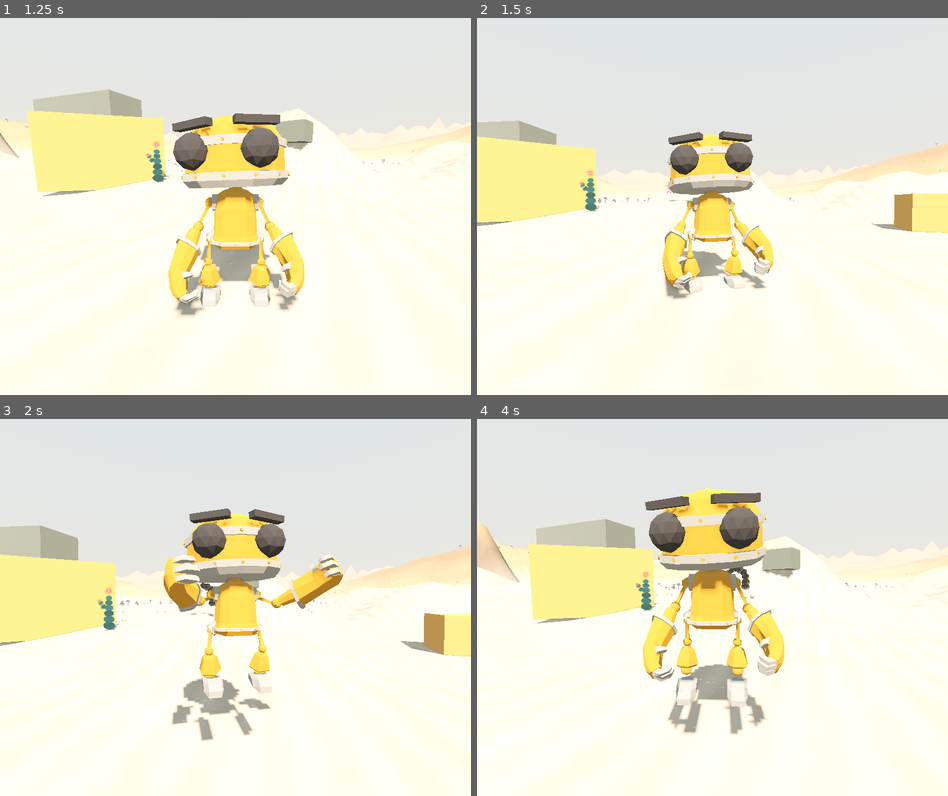
Above: before the commit, frames 1-4 (two rows, left to right).
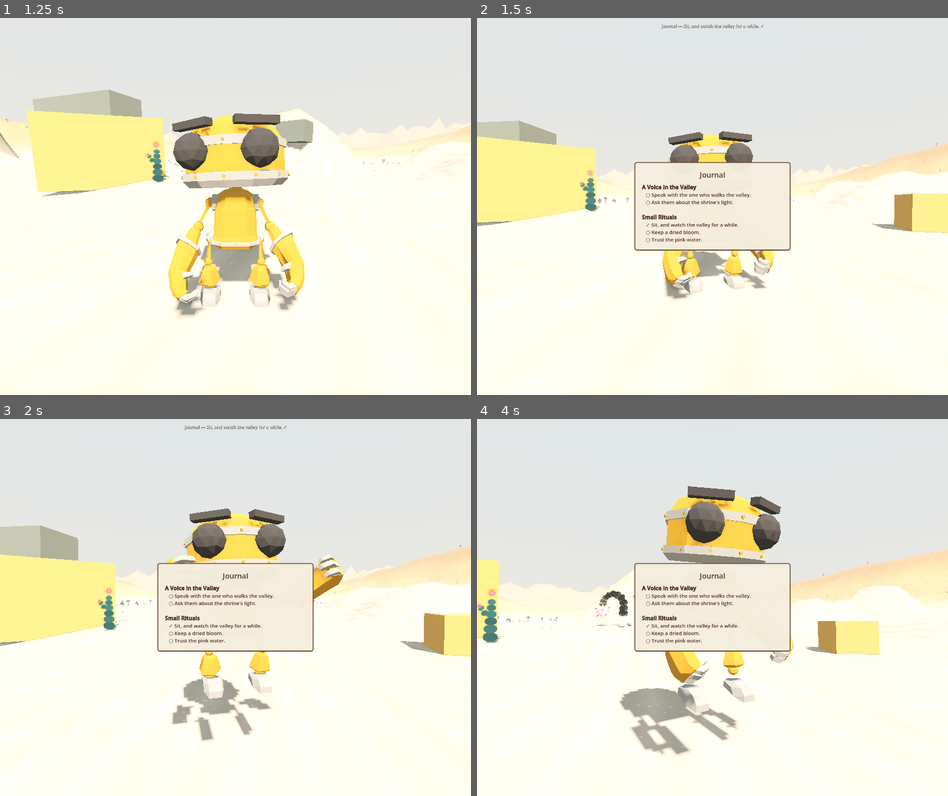
Above: after the commit, the same moments.

Repository: nicco-b/valley
Game: Godot game, scene res://game/ui/title.tscn
The game is run twice, just before and just after one commit, with the same random seed, the same clock (stepped at 60 frames per second) and the same inputs.
Inputs (mouse positions are in pixels of both pictures, inside the frame that each line leads up to):
- Up to frame 1 (1.25 s): click "New Journey" at 0.5 s
- Up to frame 2 (1.5 s): tap Enter at 1.25 s; move the mouse to (736, 206) at 1.27 s; hold E (god_up) from 1.28 s (still down); hold J (journal, bound only after the commit) from 1.28 s (still down); tap C (sit) at 1.35 s; click (736, 206) at 1.42 s
- Up to frame 3 (2 s): keep holding E (god_up); keep holding J (journal, bound only after the commit); tap Space (jump) at 1.52, 1.82 s
- Up to frame 4 (4 s): keep holding E (god_up); move the mouse to (688, 607) at 2.02 s; release J (journal, bound only after the commit) at 2.03 s; tap J (journal, bound only after the commit) at 2.1, 3.05 s; tap Space (jump) at 2.27, 2.57, 3.77 s; tap C (sit) at 2.3, 3.8 s; move the mouse to (721, 599) at 2.77 s; hold ] (brush_bigger) 2.78-3.53 s; move the mouse to (707, 615) at 3.52 s; tap [ (brush_smaller) at 3.6 s; click (707, 615) at 3.67 s

Frame 1 is identical in both runs. In frame 2, 4.7% of the frame differs, in the area x 33-67%, y 1-62%; in frame 3, 5.3%; in frame 4, 26%, in the area x 0-100%, y 17-90%.

Commit message:
G4: quest & journal system — declarative quests over WorldState
Conditions (game/state/conditions.gd): the one condition language for
dialogue, quests, and future gates (flag/not_flag/gte/item, AND'd).
Quests are records (data/quests/): titled steps whose done-ness IS a
condition check — no state machine, nothing extra to save. The Journal
(J / D-pad down) notifies once as steps and quests complete and renders
active/remembered quests. Two starter quests: 'A Voice in the Valley'
(meet the Wanderer, ask about the light) and 'Small Rituals' (sit,
keep a bloom, swim). Player now counts sits and remembers first swims.

Co-Authored-By: Claude Fable 5 <noreply@anthropic.com>

Diff:
--- /dev/null
+++ b/data/quests/01_voice_in_the_valley.json
@@ -0,0 +1,8 @@
+{
+	"id": "voice_in_the_valley",
+	"title": "A Voice in the Valley",
+	"steps": [
+		{"id": "meet", "text": "Speak with the one who walks the valley.", "done_if": {"flag": "npc.wanderer.met"}},
+		{"id": "glow", "text": "Ask them about the shrine's light.", "done_if": {"flag": "npc.wanderer.spoke_of_glow"}}
+	]
+}
--- /dev/null
+++ b/data/quests/02_small_rituals.json
@@ -0,0 +1,9 @@
+{
+	"id": "small_rituals",
+	"title": "Small Rituals",
+	"steps": [
+		{"id": "sit", "text": "Sit, and watch the valley for a while.", "done_if": {"gte": ["player.times_sat", 1]}},
+		{"id": "bloom", "text": "Keep a dried bloom.", "done_if": {"item": ["dried_bloom", 1]}},
+		{"id": "swim", "text": "Trust the pink water.", "done_if": {"flag": "player.swam"}}
+	]
+}
--- a/game/dialogue/dialogue.gd
+++ b/game/dialogue/dialogue.gd
@@ -63,15 +63,7 @@
 
 
 func _eval(c: Dictionary) -> bool:
-	if c.is_empty():
-		return true
-	if c.has("flag"):
-		return WorldState.has_flag(c.flag)
-	if c.has("not_flag"):
-		return not WorldState.has_flag(c.not_flag)
-	if c.has("gte"):
-		return int(WorldState.get_value(c.gte[0], 0)) >= int(c.gte[1])
-	return true
+	return Conditions.eval(c)
 
 
 func _apply(effects: Array) -> void:
--- a/game/player/player.gd
+++ b/game/player/player.gd
@@ -114,6 +114,8 @@
 
 	if Input.is_action_just_pressed("sit") and is_on_floor():
 		_sitting = not _sitting
+		if _sitting:
+			WorldState.increment("player.times_sat")
 	elif _sitting and (input != Vector2.ZERO or Input.is_action_just_pressed("jump")):
 		_sitting = false
 	if _sitting:
@@ -130,6 +132,8 @@
 	if swimming:
 		_sitting = false
 		velocity.y = (wsurf - 0.45 - global_position.y) * 3.0
+		if not WorldState.has_flag("player.swam"):
+			WorldState.set_flag("player.swam")
 	elif not is_on_floor():
 		velocity += get_gravity() * delta
 	elif Input.is_action_just_pressed("jump") and not _sitting:
--- /dev/null
+++ b/game/quests/journal.gd
@@ -0,0 +1,130 @@
+extends CanvasLayer
+## Journal (autoload). Quests are declarative records (data/quests/):
+## titled steps whose done-ness is a Conditions check over WorldState —
+## no quest state machine, no extra save data. The journal notices newly
+## completed steps (via WorldState.changed), notifies once (seen-flags),
+## and renders active/completed quests on J.
+
+const INK := Color(0.30, 0.17, 0.16)
+const FADED := Color(0.30, 0.17, 0.16, 0.55)
+
+var _quests: Array = []  # records, load order
+var _text: RichTextLabel
+
+
+func _ready() -> void:
+	layer = 12
+	visible = false
+	var records := Records.load_dir("res://data/quests", {
+		"id": TYPE_STRING, "title": TYPE_STRING, "steps": TYPE_ARRAY,
+	})
+	var keys := records.keys()
+	keys.sort()
+	for k in keys:
+		_quests.append(records[k])
+	WorldState.changed.connect(_on_state_changed)
+	_build_ui()
+
+
+func _unhandled_input(event: InputEvent) -> void:
+	if event.is_action_pressed("journal"):
+		if get_tree().get_first_node_in_group("player") == null:
+			return
+		visible = not visible
+		if visible:
+			_refresh()
+	elif visible and event.is_action_pressed("ui_cancel"):
+		visible = false
+
+
+func step_done(step: Dictionary) -> bool:
+	return Conditions.eval(step.done_if)
+
+
+func quest_done(q: Dictionary) -> bool:
+	for step in q.steps:
+		if not step_done(step):
+			return false
+	return true
+
+
+func quest_active(q: Dictionary) -> bool:
+	return Conditions.eval(q.get("start_if", {})) and not quest_done(q)
+
+
+## Notify (once) when a step or quest completes.
+func _on_state_changed(_key: String, _value: Variant) -> void:
+	for q in _quests:
+		if not Conditions.eval(q.get("start_if", {})):
+			continue
+		for step in q.steps:
+			var seen := "journal.%s.%s.seen" % [q.id, step.id]
+			if step_done(step) and not WorldState.has_flag(seen):
+				WorldState.set_flag(seen)
+				HUD.notify("journal — %s ✓" % step.text)
+		var qseen := "journal.%s.done.seen" % q.id
+		if quest_done(q) and not WorldState.has_flag(qseen):
+			WorldState.set_flag(qseen)
+			HUD.notify("journal — “%s” complete" % q.title)
+	if visible:
+		_refresh()
+
+
+func _refresh() -> void:
+	var lines: Array[String] = []
+	var any_active := false
+	for q in _quests:
+		if quest_active(q):
+			any_active = true
+			lines.append("[b]%s[/b]" % q.title)
+			for step in q.steps:
+				lines.append("   %s %s" % ["✓" if step_done(step) else "○", step.text])
+			lines.append("")
+	if not any_active:
+		lines.append("[i]Nothing pressing. The valley keeps its own time.[/i]")
+		lines.append("")
+	var done_titles: Array[String] = []
+	for q in _quests:
+		if Conditions.eval(q.get("start_if", {})) and quest_done(q):
+			done_titles.append(q.title)
+	if not done_titles.is_empty():
+		lines.append("[color=#8a7a6a][b]Remembered[/b][/color]")
+		for t in done_titles:
+			lines.append("[color=#8a7a6a]   ✓ %s[/color]" % t)
+	_text.text = "\n".join(lines)
+
+
+func _build_ui() -> void:
+	var center := CenterContainer.new()
+	center.set_anchors_preset(Control.PRESET_FULL_RECT)
+	add_child(center)
+
+	var panel := PanelContainer.new()
+	var style := StyleBoxFlat.new()
+	style.bg_color = Color(0.96, 0.93, 0.865, 0.97)
+	style.border_color = Color(0.45, 0.32, 0.24)
+	style.set_border_width_all(3)
+	style.set_corner_radius_all(6)
+	style.set_content_margin_all(22)
+	panel.add_theme_stylebox_override("panel", style)
+	center.add_child(panel)
+
+	var vbox := VBoxContainer.new()
+	vbox.custom_minimum_size = Vector2(420, 0)
+	vbox.add_theme_constant_override("separation", 10)
+	panel.add_child(vbox)
+
+	var title := Label.new()
+	title.text = "Journal"
+	title.horizontal_alignment = HORIZONTAL_ALIGNMENT_CENTER
+	title.add_theme_font_size_override("font_size", 22)
+	title.add_theme_color_override("font_color", INK)
+	vbox.add_child(title)
+
+	_text = RichTextLabel.new()
+	_text.bbcode_enabled = true
+	_text.fit_content = true
+	_text.custom_minimum_size = Vector2(420, 120)
+	_text.add_theme_color_override("default_color", INK)
+	_text.add_theme_font_size_override("normal_font_size", 15)
+	vbox.add_child(_text)
--- /dev/null
+++ b/game/state/conditions.gd
@@ -0,0 +1,19 @@
+class_name Conditions
+## The shared condition language. Dialogue choices, quest steps, and any
+## future gate all evaluate the same way. All keys present must pass (AND):
+##   {"flag": "npc.wanderer.met"}        — flag is set
+##   {"not_flag": "world.x"}             — flag is not set
+##   {"gte": ["player.times_sat", 3]}    — numeric value at least n
+##   {"item": ["dried_bloom", 2]}        — inventory holds at least n
+
+
+static func eval(c: Dictionary) -> bool:
+	if c.has("flag") and not WorldState.has_flag(c.flag):
+		return false
+	if c.has("not_flag") and WorldState.has_flag(c.not_flag):
+		return false
+	if c.has("gte") and int(WorldState.get_value(c.gte[0], 0)) < int(c.gte[1]):
+		return false
+	if c.has("item") and Items.count(c.item[0]) < int(c.item[1]):
+		return false
+	return true
--- a/game/ui/pause_menu.gd
+++ b/game/ui/pause_menu.gd
@@ -28,6 +28,8 @@
 		return  # title screen
 	if Dialogue.active:
 		return  # Esc ends the conversation instead
+	if Journal.visible:
+		return  # Esc closes the journal instead
 	if GodMode.active:
 		return  # god mode owns Esc while flying
 	if MapScreen.active:
--- a/project.godot
+++ b/project.godot
@@ -38,6 +38,7 @@
 Settings="*res://game/ui/settings.gd"
 PauseMenu="*res://game/ui/pause_menu.gd"
 Dialogue="*res://game/dialogue/dialogue.gd"
+Journal="*res://game/quests/journal.gd"
 
 [shader_globals]
 
@@ -142,6 +143,12 @@
 , Object(InputEventJoypadMotion,"resource_local_to_scene":false,"resource_name":"","device":-1,"axis":0,"axis_value":1.0,"script":null)
 ]
 }
+journal={
+"deadzone": 0.2,
+"events": [Object(InputEventKey,"resource_local_to_scene":false,"resource_name":"","device":-1,"window_id":0,"alt_pressed":false,"shift_pressed":false,"ctrl_pressed":false,"meta_pressed":false,"pressed":false,"keycode":0,"physical_keycode":74,"key_label":0,"unicode":0,"location":0,"echo":false,"script":null)
+, Object(InputEventJoypadButton,"resource_local_to_scene":false,"resource_name":"","device":-1,"button_index":12,"pressure":0.0,"pressed":true,"script":null)
+]
+}
 inventory={
 "deadzone": 0.2,
 "events": [Object(InputEventKey,"resource_local_to_scene":false,"resource_name":"","device":-1,"window_id":0,"alt_press …(190 unchanged characters)…
--- a/tests/scene_tests.gd
+++ b/tests/scene_tests.gd
@@ -8,6 +8,7 @@
 
 func _ready() -> void:
 	_test_dialogue()
+	_test_quests()
 	if _failures > 0:
 		print("SCENE-TESTS FAIL: %d failed" % _failures)
 	else:
@@ -40,3 +41,20 @@
 	]}
 	_check(Dialogue._pick_start() == "b", "start selection honors conditions")
 	_check(Dialogue.has_dialogue("wanderer"), "wanderer dialogue record loads")
+
+
+func _test_quests() -> void:
+	_check(Journal._quests.size() >= 2, "quest records load")
+	var q: Dictionary = {"id": "t", "title": "T", "steps": [
+		{"id": "a", "text": "a", "done_if": {"flag": "test.q.a"}},
+		{"id": "b", "text": "b", "done_if": {"gte": ["test.q.n", 2]}},
+	]}
+	_check(Journal.quest_active(q), "quest starts active")
+	_check(not Journal.quest_done(q), "quest not done initially")
+	WorldState.set_flag("test.q.a")
+	_check(Journal.step_done(q.steps[0]), "step completes via flag")
+	_check(not Journal.quest_done(q), "quest still open")
+	WorldState.set_value("test.q.n", 2)
+	_check(Journal.quest_done(q), "quest completes when all steps pass")
+	_check(not Journal.quest_active(q), "complete quest no longer active")
+	_check(Conditions.eval({"item": ["nonexistent_item", 1]}) == false, "item condition")
Not shown, added: game/quests/journal.gd.uid
Not shown, added: game/state/conditions.gd.uid
